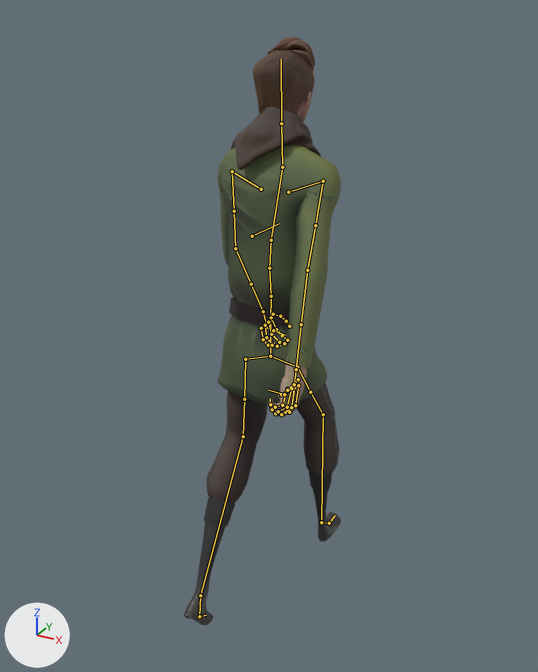
The Blender file Victor/Character Animation/ThirdPerson/Locomotion_3rdPerson.blend, before and after one commit.
Camera for both pictures: a camera (50 mm lens) standing at (0.985, -1.803, 1.821) and looking at (-0.013, 0.01, 0.914). Arrows for +X, +Y and +Z are at lower left; the lights stay in place. Both versions are drawn at frame 19 of the action 'Walk'; the numbers are the values there. The bones that bend it are drawn over the model as lines.

Objects in the first picture: 'mc_body.001', 'mc_clothing.003', 'mc_clothing.004'.
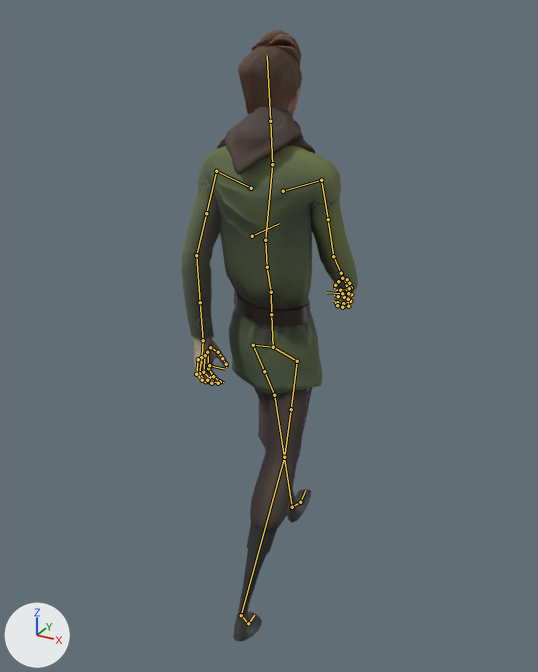
Pixel boxes [x1, y1, x2, y2] of what changed, in the pictures (538 x 672 px):
'mc_clothing.003', posed (42% wider)
    before: [217, 106, 341, 404]
    after: [181, 107, 358, 394]
'mc_clothing.004', posed (49% narrower)
    before: [184, 383, 341, 625]
    after: [233, 387, 312, 642]
'mc_body.001', posed (160% wider, 7% shorter)
    before: [253, 37, 315, 417]
    after: [193, 30, 356, 385]

Edits to the bpy script that builds the scene:
```text
Change bone_ctrl_cog_001:
    where bone_ctrl_cog_001 = bpy.data.objects['char_rig'].pose.bones['CTRL_COG.001']  # child of 'CTRL_Global'
    bone_ctrl_cog_001.location: (0.0, -0.048, 0.0) -> (0.0, -0.037, 0.0)
    bone_ctrl_cog_001.rotation_quaternion: (1.0, -0.031, 0.0, 0.0) -> (0.998, 0.063, 0.0, 0.0)  # degrees (-4, 0, 0) -> degrees (7, 0, 0)
Change bone_ctrl_hips_001:
    where bone_ctrl_hips_001 = bpy.data.objects['char_rig'].pose.bones['CTRL_Hips.001']  # child of 'CTRL_COG.001'
    bone_ctrl_hips_001.rotation_quaternion: (0.998, 0.0, 0.065, 0.0) -> (0.998, 0.0, -0.069, 0.0)  # degrees (0, 7, 0) -> degrees (0, -8, 0)
Change bone_ctrl_fk_torso_002:
    where bone_ctrl_fk_torso_002 = bpy.data.objects['char_rig'].pose.bones['CTRL_FK_Torso.002']  # child of 'CTRL_FK_Torso.001'
    bone_ctrl_fk_torso_002.rotation_quaternion: (0.998, -0.063, -0.014, 0.001) -> (0.997, -0.063, 0.038, -0.002)  # degrees (-7, -2, 0) -> degrees (-7, 4, -1)
Change bone_ctrl_fk_torso_003:
    where bone_ctrl_fk_torso_003 = bpy.data.objects['char_rig'].pose.bones['CTRL_FK_Torso.003']  # child of 'CTRL_FK_Torso.002'
    bone_ctrl_fk_torso_003.rotation_quaternion: (0.994, -0.063, -0.074, 0.005) -> (0.993, -0.113, -0.016, 0.0)  # degrees (-7, -8, 1) -> degrees (-13, -2, 0)
Change bone_fk_bicep_l_001:
    where bone_fk_bicep_l_001 = bpy.data.objects['char_rig'].pose.bones['FK_Bicep.L.001']  # child of 'MCH_FK_ArmParent.L.001'
    bone_fk_bicep_l_001.rotation_quaternion: (0.847, -0.176, -0.128, 0.482) -> (0.826, 0.061, 0.02, 0.558)  # degrees (-25, -3, 60) -> degrees (7, -2, 68)
Change bone_fk_forearm_l_001:
    where bone_fk_forearm_l_001 = bpy.data.objects['char_rig'].pose.bones['FK_ForeArm.L.001']  # child of 'FK_Bicep.L.001'
    bone_fk_forearm_l_001.rotation_euler: (0.14, 0.0, 0.0) -> (0.0524, 0.0, 0.0)  # degrees (8, 0, 0) -> degrees (3, 0, 0)
Change bone_fk_bicep_r_001:
    where bone_fk_bicep_r_001 = bpy.data.objects['char_rig'].pose.bones['FK_Bicep.R.001']  # child of 'MCH_FK_ArmParent.R.001'
    bone_fk_bicep_r_001.rotation_quaternion: (0.829, 0.07, -0.02, -0.552) -> (0.828, -0.25, 0.142, -0.481)  # degrees (8, 3, -67) -> degrees (-33, 0, -60)
Change bone_fk_forearm_r_001:
    where bone_fk_forearm_r_001 = bpy.data.objects['char_rig'].pose.bones['FK_ForeArm.R.001']  # child of 'FK_Bicep.R.001'
    bone_fk_forearm_r_001.rotation_euler: (0.244, 0.0, 0.0) -> (-0.14, 0.0, 0.0)  # degrees (14, 0, 0) -> degrees (-8, 0, 0)
Change bone_ctrl_foot_l_001:
    where bone_ctrl_foot_l_001 = bpy.data.objects['char_rig'].pose.bones['CTRL_foot.L.001']  # child of 'CTRL_Global'
    bone_ctrl_foot_l_001.location: (0.033, 0.066, 0.355) -> (0.031, 0.012, -0.381)
    bone_ctrl_foot_l_001.rotation_quaternion: (0.942, -0.248, 0.0, 0.0) -> (1.0, -0.025, 0.0, 0.0)  # degrees (-29, 0, 0) -> degrees (-3, 0, 0)
Change bone_ctrl_foottoetip_l_001:
    where bone_ctrl_foottoetip_l_001 = bpy.data.objects['char_rig'].pose.bones['CTRL_footToeTip.L.001']  # child of 'CTRL_foot.L.001'
    bone_ctrl_foottoetip_l_001.rotation_euler: (-0.471, 0.0, 0.0) -> (0.0, 0.0, 0.0)  # degrees (-27, 0, 0) -> degrees (0, 0, 0)
Change bone_ctrl_ik_toes_l_001:
    where bone_ctrl_ik_toes_l_001 = bpy.data.objects['char_rig'].pose.bones['CTRL_IK_Toes.L.001']  # child of 'MCH_IK_footHeelRoll.L.001'
    bone_ctrl_ik_toes_l_001.rotation_quaternion: (0.962, -0.274, 0.0, 0.0) -> (0.986, -0.16, 0.0, 0.0)  # degrees (-32, 0, 0) -> degrees (-18, 0, 0)
Change bone_ctrl_footroll_l_001:
    where bone_ctrl_footroll_l_001 = bpy.data.objects['char_rig'].pose.bones['CTRL_footRoll.L.001']  # child of 'CTRL_foot.L.001'
    bone_ctrl_footroll_l_001.rotation_euler: (0.0, 0.0, 0.0) -> (0.401, 0.0, 0.0)  # degrees (0, 0, 0) -> degrees (23, 0, 0)
Change bone_ctrl_foot_r_001:
    where bone_ctrl_foot_r_001 = bpy.data.objects['char_rig'].pose.bones['CTRL_foot.R.001']  # child of 'CTRL_Global'
    bone_ctrl_foot_r_001.location: (-0.024, 0.01, -0.346) -> (-0.042, 0.007, 0.24)
    bone_ctrl_foot_r_001.rotation_quaternion: (1.0, 0.008, 0.0, 0.0) -> (0.968, -0.237, 0.0, 0.0)  # degrees (1, 0, 0) -> degrees (-28, 0, 0)
Change bone_ctrl_ik_toes_r_001:
    where bone_ctrl_ik_toes_r_001 = bpy.data.objects['char_rig'].pose.bones['CTRL_IK_Toes.R.001']  # child of 'MCH_IK_footHeelRoll.R.001'
    bone_ctrl_ik_toes_r_001.rotation_quaternion: (0.99, -0.07, -0.009, -0.003) -> (0.981, -0.155, -0.04, -0.101)  # degrees (-8, -1, 0) -> degrees (-17, -6, -11)
Change bone_ctrl_footroll_r_001:
    where bone_ctrl_footroll_r_001 = bpy.data.objects['char_rig'].pose.bones['CTRL_footRoll.R.001']  # child of 'CTRL_foot.R.001'
    bone_ctrl_footroll_r_001.rotation_euler: (0.0698, 0.0, 0.0) -> (0.122, 0.0, 0.0)  # degrees (4, 0, 0) -> degrees (7, 0, 0)
Change bone_ctrl_fk_head_001:
    where bone_ctrl_fk_head_001 = bpy.data.objects['char_rig'].pose.bones['CTRL_FK_Head.001']  # child of 'CTRL_FK_Neck.001'
    bone_ctrl_fk_head_001.rotation_quaternion: (0.995, 0.063, 0.052, -0.018) -> (0.995, 0.068, -0.023, -0.002)  # degrees (7, 6, -2) -> degrees (8, -3, 0)
```
